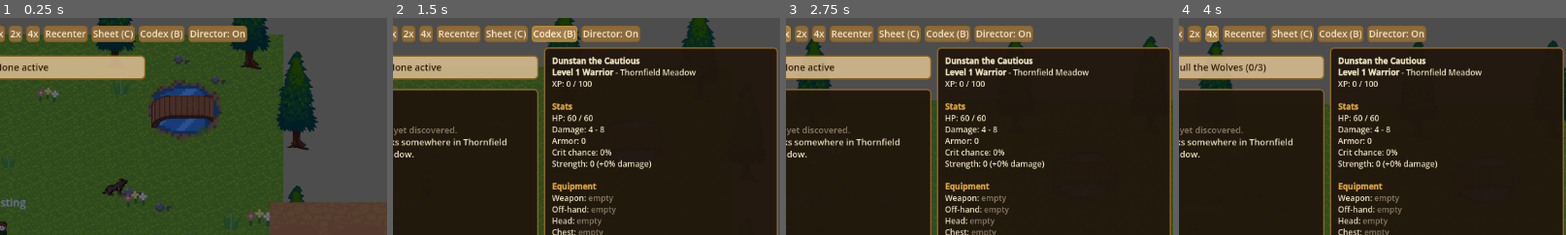
Above: before the commit, frames 1-4 (left to right).
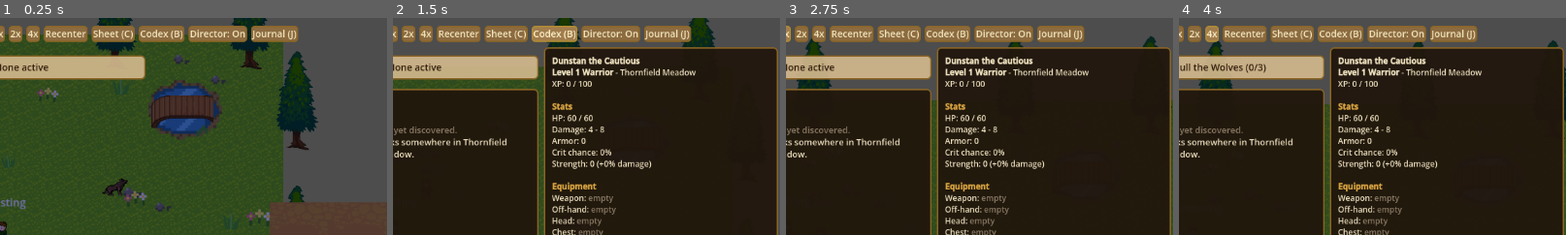
Above: after the commit, the same moments.

Repository: HexaLoid/ai-world-spectator
Game: Godot game, scene res://scenes/Main.tscn
Same seed, same stepped clock (60 frames per second), same inputs: the game is played once before the commit and once after it.
Inputs:
- Up to frame 1 (0.25 s): no input
- Up to frame 2 (1.5 s): click "Sheet (C)" at 0.5 s; click "Codex (B)" at 1.25 s
- Up to frame 3 (2.75 s): click "1x" at 2 s
- Up to frame 4 (4 s): click "2x" at 2.75 s; click "4x" at 3.5 s
The pictures show only the part of the screen within x 49-99%, y 1-51%; the shares and areas given below are measured in that part.

The runs differ from the first frame. In frame 1, 0.9% of the frame differs, in the area x 64-78%, y 3-12%; in frame 2, 0.9%; in frame 3, 0.9%; in frame 4, 0.9%.

Commit message:
Add narrator, death recap card, journal recorder and panel
Co-Authored-By: Claude Sonnet 5 <noreply@anthropic.com>

Diff:
--- a/scripts/main.gd
+++ b/scripts/main.gd
@@ -9,6 +9,10 @@
 	var ui := get_node_or_null("UI")
 	if ui != null:
 		ui.add_child(BossEvents.new())
+		ui.add_child(DeathRecap.new())
+		ui.add_child(JournalPanel.new())
+	add_child(JournalRecorder.new())
+	add_child(NarratorDirector.new())
 
 # Heals still arrive through damage_dealt; damage numbers come from
 # hit_landed, which knows about crits and boss fights.
--- /dev/null
+++ b/scripts/ui/death_recap.gd
@@ -0,0 +1,51 @@
+class_name DeathRecap
+extends Control
+
+const HOLD_S := 2.5
+const FADE_S := 0.6
+
+var card: Panel
+var text: RichTextLabel
+var tween: Tween
+
+func _ready() -> void:
+	mouse_filter = Control.MOUSE_FILTER_IGNORE
+	set_anchors_and_offsets_preset(Control.PRESET_FULL_RECT)
+	card = Panel.new()
+	card.mouse_filter = Control.MOUSE_FILTER_IGNORE
+	card.anchor_left = 0.5
+	card.anchor_right = 0.5
+	card.anchor_top = 0.5
+	card.anchor_bottom = 0.5
+	card.offset_left = -190.0
+	card.offset_right = 190.0
+	card.offset_top = -80.0
+	card.offset_bottom = 80.0
+	var style := StyleBoxFlat.new()
+	style.bg_color = Color(0.09, 0.05, 0.05, 0.94)
+	style.border_color = Color(0.7, 0.2, 0.18, 1.0)
+	style.set_border_width_all(2)
+	style.set_corner_radius_all(6)
+	card.add_theme_stylebox_override("panel", style)
+	card.modulate.a = 0.0
+	add_child(card)
+	text = RichTextLabel.new()
+	text.mouse_filter = Control.MOUSE_FILTER_IGNORE
+	text.bbcode_enabled = true
+	text.scroll_active = false
+	text.set_anchors_and_offsets_preset(Control.PRESET_FULL_RECT)
+	text.offset_left = 12.0
+	text.offset_top = 10.0
+	text.offset_right = -12.0
+	text.offset_bottom = -10.0
+	card.add_child(text)
+	GameState.death_recap.connect(_on_death_recap)
+
+func _on_death_recap(info: Dictionary) -> void:
+	if tween != null and tween.is_valid():
+		tween.kill()
+	text.text = RecapText.build(info)
+	card.modulate.a = 1.0
+	tween = create_tween()
+	tween.tween_interval(HOLD_S)
+	tween.tween_property(card, "modulate:a", 0.0, FADE_S)
--- /dev/null
+++ b/scripts/ui/journal_panel.gd
@@ -0,0 +1,54 @@
+class_name JournalPanel
+extends Panel
+
+## The run's milestones, newest first. J key or the Journal button toggles it;
+## it does not pause the game.
+
+var text: RichTextLabel
+
+func _ready() -> void:
+	visible = false
+	anchor_left = 0.5
+	anchor_right = 0.5
+	offset_left = -210.0
+	offset_right = 210.0
+	offset_top = 110.0
+	offset_bottom = 470.0
+	var style := StyleBoxFlat.new()
+	style.bg_color = Color(0.09, 0.07, 0.05, 0.96)
+	style.border_color = Color(0.55, 0.42, 0.2, 1.0)
+	style.set_border_width_all(2)
+	style.set_corner_radius_all(6)
+	add_theme_stylebox_override("panel", style)
+	text = RichTextLabel.new()
+	text.bbcode_enabled = true
+	text.set_anchors_and_offsets_preset(Control.PRESET_FULL_RECT)
+	text.offset_left = 12.0
+	text.offset_top = 10.0
+	text.offset_right = -12.0
+	text.offset_bottom = -10.0
+	add_child(text)
+	GameState.journal_changed.connect(func(): if visible: _refresh())
+	GameState.journal_toggle_requested.connect(toggle)
+
+func _unhandled_input(event: InputEvent) -> void:
+	if event is InputEventKey and event.pressed and not event.echo and event.keycode == KEY_J:
+		toggle()
+
+func toggle() -> void:
+	visible = not visible
+	if visible:
+		_refresh()
+
+func _refresh() -> void:
+	var lines: Array[String] = ["[b]Journal[/b]"]
+	var c = GameState.character
+	if c != null and is_instance_valid(c):
+		var trait_def := TraitTable.get_def(c.character_trait)
+		lines.append("[i]%s %s - %s[/i]" % [c.character_name, String(trait_def.get("title", "")), String(trait_def.get("blurb", ""))])
+	lines.append("")
+	var entries := GameState.journal.entries()
+	for i in range(entries.size() - 1, -1, -1):
+		var entry: Dictionary = entries[i]
+		lines.append("[color=#9a8f7a]%s[/color]  %s" % [Journal.format_time(float(entry["t_ms"])), String(entry["text"])])
+	text.text = "\n".join(lines)
--- /dev/null
+++ b/scripts/ui/journal_recorder.gd
@@ -0,0 +1,49 @@
+class_name JournalRecorder
+extends Node
+
+## Turns game signals into journal milestones. Pure bookkeeping: touches no
+## gameplay state.
+
+func _ready() -> void:
+	var c = GameState.character
+	if c != null and is_instance_valid(c):
+		_add("start", "Set out from %s" % ZoneTable.ZONES[c.current_zone_id]["name"])
+	GameState.zone_changed.connect(_on_zone_changed)
+	GameState.boss_event.connect(_on_boss_event)
+	GameState.character_leveled_up.connect(func(level: int): _add("level", "Reached level %d" % level))
+	GameState.item_acquired.connect(_on_item_acquired)
+	GameState.quest_completed.connect(func(quest_name: String): _add("quest", "Completed %s" % quest_name))
+	GameState.death_recap.connect(_on_death)
+
+func _add(kind: String, text: String) -> void:
+	var c = GameState.character
+	var t_ms: float = c.game_time_ms if c != null and is_instance_valid(c) else 0.0
+	GameState.record_journal(t_ms, kind, text)
+
+func _on_zone_changed(zone_id: String) -> void:
+	var text := "First visit to %s" % ZoneTable.ZONES[zone_id]["name"]
+	if not GameState.journal.has_kind_text("zone", text):
+		_add("zone", text)
+
+func _on_boss_event(kind: String, boss_name: String) -> void:
+	match kind:
+		"engaged":
+			var text := "Faced %s" % boss_name
+			if not GameState.journal.has_kind_text("boss", text):
+				_add("boss", text)
+		"victory":
+			_add("boss", "Defeated %s" % boss_name)
+		"fled":
+			_add("boss", "Fled from %s" % boss_name)
+		"defeated":
+			_add("boss", "Fell to %s" % boss_name)
+
+func _on_item_acquired(item_name: String, rarity: String) -> void:
+	if rarity == "epic":
+		_add("loot", "Found the epic %s" % item_name)
+
+func _on_death(info: Dictionary) -> void:
+	var killer := String(info.get("killer", ""))
+	if killer == "":
+		killer = "an unseen foe"
+	_add("death", "Died to %s at level %d" % [killer, int(info.get("level", 1))])
--- /dev/null
+++ b/scripts/ui/narrator_director.gd
@@ -0,0 +1,53 @@
+class_name NarratorDirector
+extends Node
+
+## Speaks story lines (NarratorLines) into the Story chat channel for key
+## moments. Global cooldown on its own game clock (follows the speed control).
+
+const COOLDOWN_MS := 4000.0
+const NEVER_MS := -1000000000.0
+
+var game_time_ms: float = 0.0
+var last_line_ms: float = NEVER_MS
+var rng := RandomNumberGenerator.new()
+
+func _ready() -> void:
+	rng.randomize()
+	GameState.zone_changed.connect(func(zone_id: String): _say("zone_arrive", {"zone": String(ZoneTable.ZONES[zone_id]["name"])}))
+	GameState.boss_event.connect(_on_boss_event)
+	GameState.character_leveled_up.connect(func(level: int): _say("level_up", {"level": level}))
+	GameState.item_acquired.connect(func(item_name: String, rarity: String):
+		if rarity == "epic":
+			_say("epic_loot", {"item": item_name}))
+	GameState.chat_event.connect(func(event: String, _context: Dictionary):
+		if event == "leader_low_hp":
+			_say("low_hp", {}))
+	GameState.death_recap.connect(func(info: Dictionary): _say("death", {"killer": String(info.get("killer", ""))}))
+	GameState.quest_completed.connect(func(quest_name: String): _say("quest_done", {"quest": quest_name}))
+
+func _process(delta: float) -> void:
+	game_time_ms += delta * 1000.0
+
+func _on_boss_event(kind: String, boss_name: String) -> void:
+	var event := ""
+	match kind:
+		"engaged": event = "boss_engaged"
+		"victory": event = "boss_victory"
+		"fled": event = "boss_fled"
+		"defeated": event = "boss_defeated"
+	if event != "":
+		_say(event, {"boss": boss_name})
+
+func _say(event: String, context: Dictionary) -> void:
+	var leader = GameState.character
+	if leader == null or not is_instance_valid(leader):
+		return
+	if game_time_ms - last_line_ms < COOLDOWN_MS:
+		return
+	var ctx := context.duplicate()
+	ctx["name"] = leader.character_name
+	var line := NarratorLines.line_for(event, leader.character_trait, ctx, rng.randf())
+	if line == "":
+		return
+	last_line_ms = game_time_ms
+	GameState.emit_signal("chat_message", "story", "Narrator", line)
--- a/scripts/ui/speed_control.gd
+++ b/scripts/ui/speed_control.gd
@@ -24,6 +24,10 @@
 			director_button.text = "Director: On" if on else "Director: Off"
 	)
 	add_child(director_button)
+	var journal_button := Button.new()
+	journal_button.text = "Journal (J)"
+	journal_button.pressed.connect(func(): GameState.journal_toggle_requested.emit())
+	add_child(journal_button)
 
 ## Remembers the human's speed so boss slow-motion can restore it exactly.
 func _set_speed(new_scale: float) -> void:
Not shown, added: scripts/ui/death_recap.gd.uid
Not shown, added: scripts/ui/journal_panel.gd.uid
Not shown, added: scripts/ui/journal_recorder.gd.uid
Not shown, added: scripts/ui/narrator_director.gd.uid
